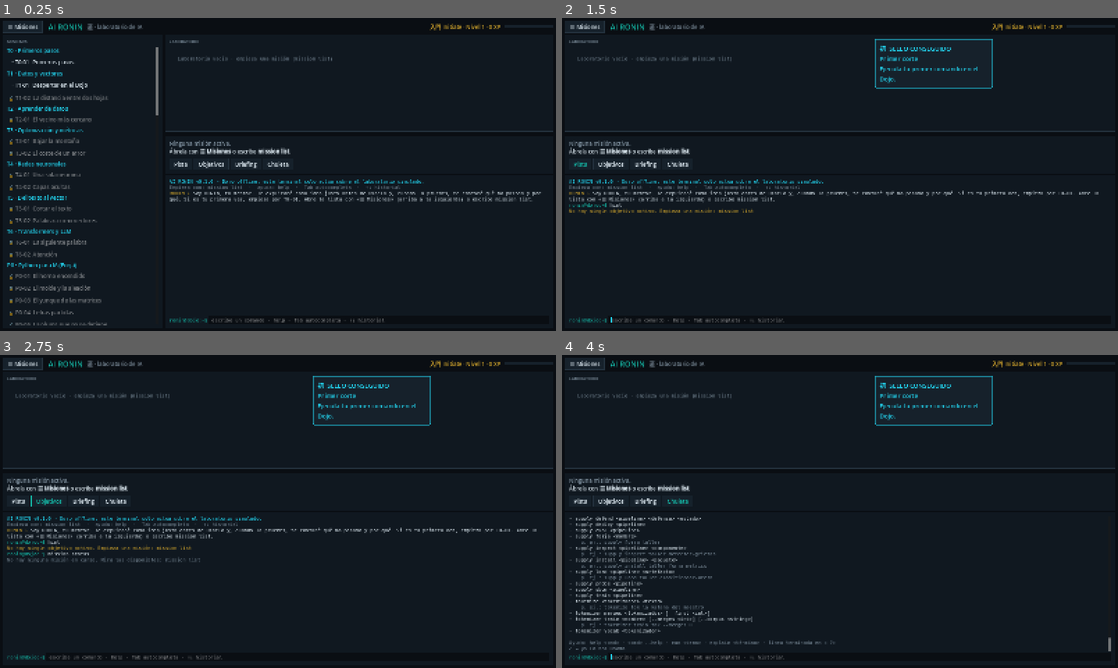
Above: before the commit, frames 1-4 (two rows, left to right).
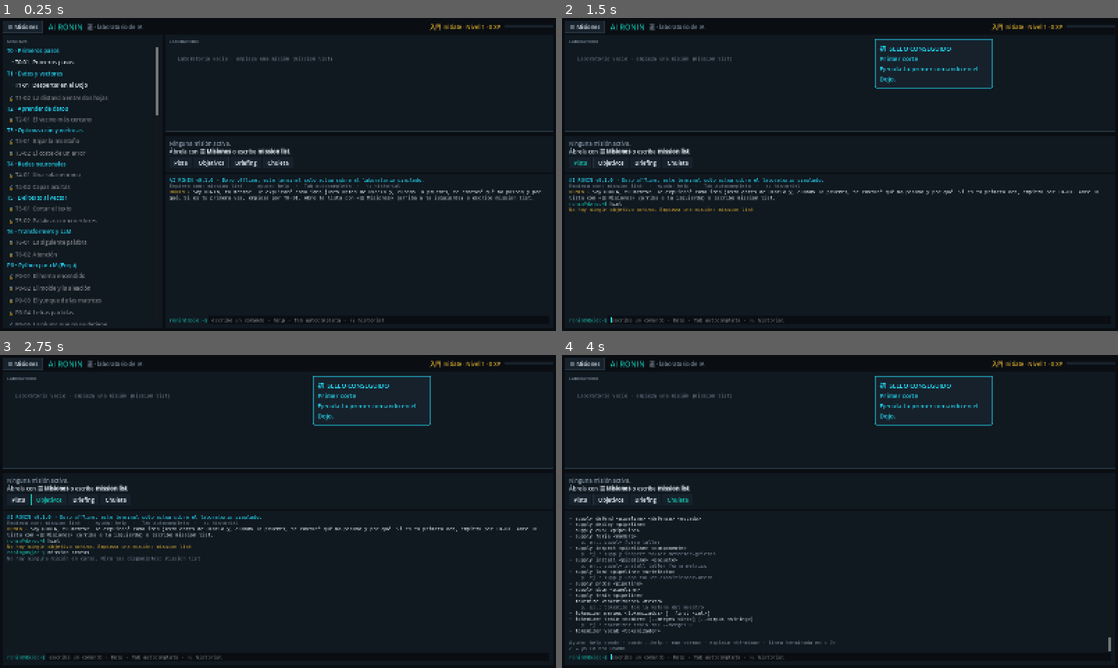
Above: after the commit, the same moments.

Repository: Kanarath/ai-ronin
Game: Godot game, scene res://ui/hub/hub_screen.tscn
The game is run twice, just before and just after one commit, with the same random seed, the same clock (stepped at 60 frames per second) and the same inputs.
Inputs:
- Up to frame 1 (0.25 s): no input
- Up to frame 2 (1.5 s): click "☰ Misiones" at 0.5 s; click "Pista" at 1.25 s
- Up to frame 3 (2.75 s): click "Objetivos" at 2 s
- Up to frame 4 (4 s): click "Briefing" at 2.75 s; click "Chuleta" at 3.5 s

The runs differ from the first frame. In frame 1, 1.7% of the frame differs, in the area x 30-98%, y 44-59%; in frame 2, 2.1%; in frame 3, 2.4%, in the area x 1-97%, y 44-67%; in frame 4, 0.2%.

Commit message:
Piloto: respuestas solo por consola y textos al día
- Sin botones de respuesta ni de predicción: todo se escribe en la consola.
- La lista de misiones ya no se abre sola al terminar una misión.
- Corregido el aviso de «mission start», que aún hablaba del panel del mentor.

Co-Authored-By: Claude Opus 5.5 <noreply@anthropic.com>

Diff:
--- a/game/core/commands/mission_commands.gd
+++ b/game/core/commands/mission_commands.gd
@@ -84,7 +84,7 @@
 	var m := g.active_mission
 	var r := CommandResult.new()
 	r.line("▶ %s · %s" % [m["id"], m["title"]], "accent")
-	r.line("Laboratorio preparado. Los objetivos y las indicaciones de RONIN aparecen en el panel del mentor.", "muted")
+	r.line("Laboratorio preparado. RONIN te irá explicando cada paso aquí, en la consola.", "muted")
 	r.line("Ayuda: mission status · mission brief · hint", "muted")
 	return r
 
--- a/game/core/dojo_game.gd
+++ b/game/core/dojo_game.gd
@@ -63,7 +63,7 @@
 			return "Error cargando el laboratorio: " + err
 	active_mission = m
 	progress.mark_seen(m.get("competencies", {}).get("trains", []))
-	# Primero se avisa a la UI (que limpia el panel del mentor) y DESPUÉS arranca el runner,
+	# Primero se avisa a la UI (que prepara el laboratorio) y DESPUÉS arranca el runner,
 	# cuyos primeros mensajes (introducción y primer objetivo) deben quedar visibles.
 	mission_started.emit(m)
 	runner.start(m, shell.event_log[-1]["seq"] if not shell.event_log.is_empty() else 0)
--- a/game/core/missions/mission_runner.gd
+++ b/game/core/missions/mission_runner.gd
@@ -248,7 +248,7 @@
 	for c: Dictionary in obj.get("choices", []):
 		task += "\n%s) %s" % [c["id"], c["text"]]
 	if not obj.get("choices", []).is_empty():
-		task += "\nResponde con answer <letra> (o con los botones)."
+		task += "\nResponde con answer <letra>, por ejemplo answer a."
 	mentor_message.emit(task, "task")
 	if obj.has("prediction"):
 		var p: Dictionary = obj["prediction"]
--- a/game/ui/hub/hub_screen.gd
+++ b/game/ui/hub/hub_screen.gd
@@ -33,7 +33,6 @@
 var _mission_text: RichTextLabel
 var _left: PanelContainer
 var _left_toggle: Button
-var _prediction_box: HFlowContainer
 var _xp_label: Label
 var _xp_bar: ProgressBar
 var _toaster: Toaster
@@ -176,7 +175,8 @@
 	lower.add_theme_constant_override("separation", 4)
 	center.add_child(lower)
 
-	# Franja del objetivo actual: qué misión, por dónde vas, qué te toca y los botones.
+	# Franja del objetivo actual: qué misión, por dónde vas y qué te toca. Las respuestas se
+	# escriben siempre en la consola (answer, hipotesis): no hay botones de respuesta.
 	var strip := PanelContainer.new()
 	lower.add_child(strip)
 	var sbox := VBoxContainer.new()
@@ -187,8 +187,6 @@
 	_mission_text.fit_content = true
 	_mission_text.scroll_active = false
 	sbox.add_child(_mission_text)
-	_prediction_box = HFlowContainer.new()
-	sbox.add_child(_prediction_box)
 	var actions := HBoxContainer.new()
 	sbox.add_child(actions)
 	for spec in [["Pista", "hint"], ["Objetivos", "mission status"], ["Briefing", "mission brief"], ["Chuleta", "cheatsheet"]]:
@@ -315,7 +313,6 @@
 	var m := game.active_mission
 	if m.is_empty():
 		_mission_text.text = "[color=%s]Ninguna misión activa.[/color]\nÁbrela con [b]☰ Misiones[/b] o escribe [b]mission list[/b]." % _hex(RoninPalette.MUTED)
-		_set_prediction_options([])
 		return
 	var lines := PackedStringArray()
 	var phase_txt := "  [color=%s]· PRUEBA DE DOMINIO[/color]" % _hex(RoninPalette.GOLD) if r.phase == "trial" else ""
@@ -336,47 +333,8 @@
 	if not current_obj.is_empty():
 		lines.append(_esc(current_obj["text"]))
 	elif r.phase == "done":
-		lines.append("[color=%s]Misión completada. Repítela o elige la siguiente en el currículo.[/color]" % _hex(RoninPalette.TEAL))
+		lines.append("[color=%s]Misión completada. Repítela o elige la siguiente con ☰ Misiones.[/color]" % _hex(RoninPalette.TEAL))
 	_mission_text.text = "\n".join(lines)
-	var obj := r.current_objective()
-	if not obj.is_empty() and obj.has("prediction") and not r.hypotheses.has(r.objective_key(obj)):
-		_set_prediction_options(obj["prediction"].get("options", []))
-	elif not obj.is_empty() and not obj.get("choices", []).is_empty():
-		_set_choice_buttons(obj["choices"])
-	else:
-		_set_prediction_options([])
-
-
-func _set_prediction_options(options: Array) -> void:
-	for c in _prediction_box.get_children():
-		c.queue_free()
-	if options.is_empty():
-		return
-	var l := Label.new()
-	l.text = "Tu predicción:"
-	l.add_theme_color_override("font_color", RoninPalette.CYAN)
-	_prediction_box.add_child(l)
-	for o: String in options:
-		var b := Button.new()
-		b.text = o
-		b.pressed.connect(func() -> void: _run("hipotesis " + o))
-		_prediction_box.add_child(b)
-
-
-## Botones de una pregunta de comprobación: cada uno responde con su letra.
-func _set_choice_buttons(choices: Array) -> void:
-	for c in _prediction_box.get_children():
-		c.queue_free()
-	var l := Label.new()
-	l.text = "Tu respuesta:"
-	l.add_theme_color_override("font_color", RoninPalette.CYAN)
-	_prediction_box.add_child(l)
-	for ch: Dictionary in choices:
-		var b := Button.new()
-		b.text = "%s) %s" % [ch["id"], ch["text"]]
-		var id: String = ch["id"]
-		b.pressed.connect(func() -> void: _run("answer " + id))
-		_prediction_box.add_child(b)
 
 
 # ── Eventos ──────────────────────────────────────────────────────────────────
@@ -412,7 +370,6 @@
 
 func _on_mission_completed(m: Dictionary, result: Dictionary, xp_gained: int) -> void:
 	var trial := "Prueba de dominio superada: competencias dominadas." if result["trial_passed"] else "Sin prueba de dominio."
-	_set_left_visible(true)
 	_on_mentor("◆ Misión %s completada · +%d XP · maestría %d/100. %s" % [m["id"], xp_gained, result["score"], trial], "praise")
 	var exercise: String = m.get("debrief", {}).get("exercise", "")
 	if not exercise.is_empty():
--- a/game/ui/terminal/terminal_view.gd
+++ b/game/ui/terminal/terminal_view.gd
@@ -87,7 +87,7 @@
 		_input.grab_focus()
 
 
-## Ejecuta una línea como si la hubiera escrito el usuario (la usan los botones del mentor).
+## Ejecuta una línea como si la hubiera escrito el usuario (la usan los botones de la interfaz).
 func run_command(line: String) -> CommandResult:
 	_print_raw("[color=%s]%s[/color] %s" % [RoninPalette.TEAL.to_html(false), PROMPT, _escape(line)])
 	_busy = true
